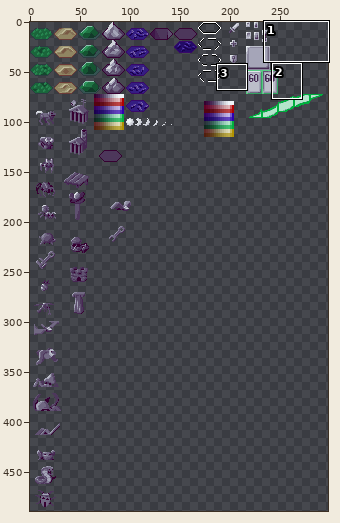
Sprite sheet, stored at game/png/game.png. Above, an overview of the earlier version with the close-up marked.
Close-up. Before:
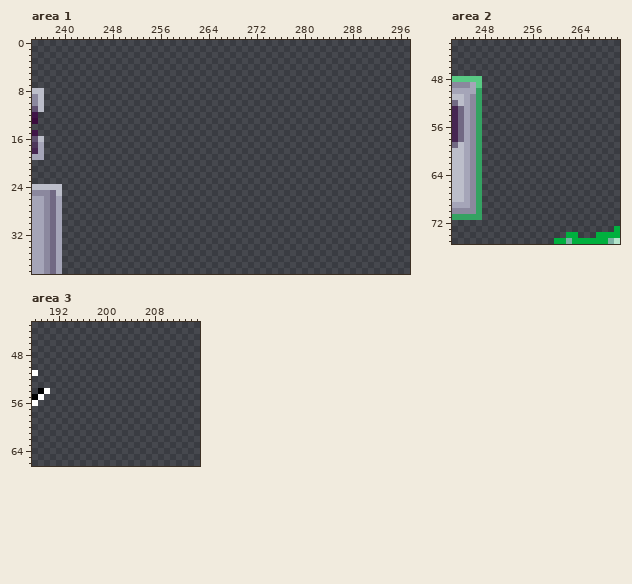
The file is 334x494 pixels. Colours within 5 levels of each other are drawn and written as one. Shown: area 1: x 235..297, y 0..38; area 2: x 243..270, y 42..75; area 3: x 188..215, y 43..66. The wide view leaves out empty margins.
And afterwards:
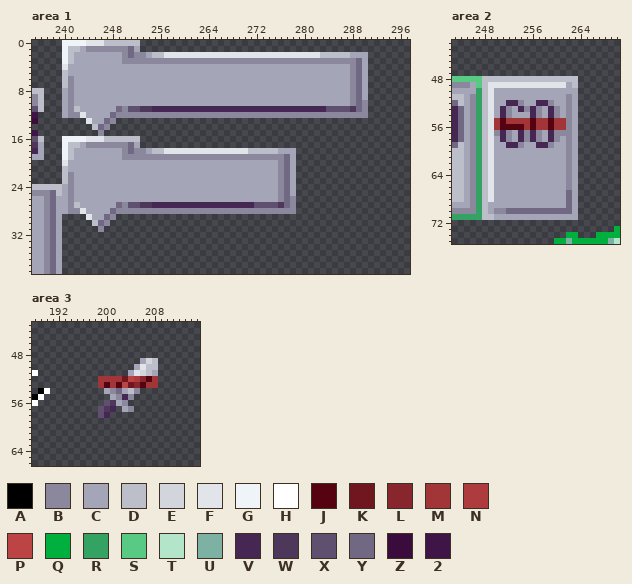
Palette (. is transparent): A #000000  B #8b889e  C #a5a5b8  D #bcbeca  E #d2d5db  F #e1e5ea  G #eef4f8  H #ffffff  J #560311  K #6f161f  L #87262c  M #a23538  N #ae3b3d  P #bd4445  Q #00b03e  R #34a262  S #59ca84  T #b3e5cb  U #7cb1a4  V #462652  W #4d375b  X #5f5070  Y #716983  Z #3a0b3d  2 #3f1548
What changed:
Area 1:
y 0: x 240..252 ............. -> GGGGFFFDDDDDD
y 1: x 240..252 ............. -> GDDCBBBBBBBYC
y 2: x 240..290 ................................................... -> GDCCCCCCCCBYBBCDDFFFFFFFFFFFFFFFFFFFFFFFFFFDDDDDCCC
y 3: x 240..290 ................................................... -> GDCCCCCCCCBBBBBBBBBBBBBBBBBBBBBBBBBBBBBBBBBBBBBBBYC
y 4: x 240..290 ................................................... -> FCCCCCCCCCCCCCCCCCCCCCCCCCCCCCCCCCCCCCCCCCCCCCCCBYC
y 5: x 240..290 ................................................... -> DCCCCCCCCCCCCCCCCCCCCCCCCCCCCCCCCCCCCCCCCCCCCCCCBYC
y 6..7: x 240..290 ................................................... -> DBCCCCCCCCCCCCCCCCCCCCCCCCCCCCCCCCCCCCCCCCCCCCCCBYC
y 8..9: x 240..290 ................................................... -> CBCCCCCCCCCCCCCCCCCCCCCCCCCCCCCCCCCCCCCCCCCCCCCCBYC
y 10: x 240..290 ................................................... -> CBCCCCCCCCCCCCCCCCCCCCCCCCCCCCCCCCCCCCCCCCCCCCCCBYB
y 11: x 240..290 ................................................... -> CBDCCCCCCYBXXWWVVVVVVVVVVVVVVVVVVVVVVVVVVVVVXXXXWYB
y 12: x 240..290 ................................................... -> CBBFCCCCYBBBBBBBBBBBBBBBBBBBBBBBBBBBBBBBBBBBBBBBBBB
y 13: x 244..248 ..... -> FCCYB
y 14: x 245..247 ... -> DYB
y 15: x 246 . -> B
y 16: x 240..252 ............. -> GGGGFFFDDDDDD
y 17: x 240..252 ............. -> GDDCBBBBBBBYC
y 18: x 240..278 ....................................... -> GDCCCCCCCCBYBBCDDFFFFFFFFFFFFFFDDDDDCCC
y 19: x 240..278 ....................................... -> GDCCCCCCCCBBBBBBBBBBBBBBBBBBBBBBBBBBBYC
y 20: x 240..278 ....................................... -> FCCCCCCCCCCCCCCCCCCCCCCCCCCCCCCCCCCCBYC
y 21: x 240..278 ....................................... -> DCCCCCCCCCCCCCCCCCCCCCCCCCCCCCCCCCCCBYC
y 22..23: x 240..278 ....................................... -> DBCCCCCCCCCCCCCCCCCCCCCCCCCCCCCCCCCCBYC
y 24..25: x 240..278 ....................................... -> CBCCCCCCCCCCCCCCCCCCCCCCCCCCCCCCCCCCBYC
y 26: x 240..278 ....................................... -> CBCCCCCCCCCCCCCCCCCCCCCCCCCCCCCCCCCCBYB
y 27: x 240..278 ....................................... -> CBDCCCCCCYBXXWWVVVVVVVVVVVVVVVVVXXXXWYB
y 28: x 240..278 ....................................... -> CBBFCCCCYBBBBBBBBBBBBBBBBBBBBBBBBBBBBBB
y 29: x 244..248 ..... -> FCCYB
y 30: x 245..247 ... -> DYB
y 31: x 246 . -> B
Area 2:
y 48: x 248..263 ................ -> DDDDDDDDDDDDDDDD
y 49: x 248..263 ................ -> DFFFFFFFFFFFFFCD
y 50: x 248..263 ................ -> DFCCCCCCCCCCCCCC
y 51: x 248..263 ................ -> DFCCCCCCCCCCCCBC
y 52: x 248..263 ................ -> DFCCVVBCCVVBCCBC
y 53: x 248..263 ................ -> DFCVBCVBVBCVBCBC
y 54: x 248..263 ................ -> DFCVBCCCVBCVBCBC
y 55: x 248..263 ................ -> DFMJMMMMJMMJMMBC
y 56: x 248..263 ................ -> DFMJJJJMJMMJMMBC
y 57: x 248..263 ................ -> DFBVBCVBVBCVBBBC
y 58: x 248..263 ................ -> DFCVBCVBVBCVBCBC
y 59: x 248..263 ................ -> DFCCVVBCCVVBCCBC
y 60..66: x 248..263 ................ -> DFCCCCCCCCCCCCBC
y 67..68: x 248..263 ................ -> DFCCCCCCCCCCCCYC
y 69: x 248..263 ................ -> DCCCCCCCCCCCCCYC
y 70: x 248..263 ................ -> DCBBYYYYYYYYYYYC
y 71: x 248..263 ................ -> DDCCCCCCCCCCCCCC
Area 3:
y 49: x 206..208 ... -> CED
y 50: x 205..208 .... -> CFDD
y 51: x 204..208 ..... -> CFEDC
y 52: x 199..208 .......... -> MMMMKPNLJM
y 53: x 199..208 .......... -> MJMJPKLJMM
y 54: x 200..205 ...... -> CBYCDB
y 55: x 201..204 .... -> CBVB
y 56: x 200..203 .... -> XWCB
y 57: x 199..201 ... -> XWV; x 203..204 .. -> CB
y 58: x 199..200 .. -> XV
Changed places in both close-ups, as pixel boxes (x1, y1, x2, y2):
added: (62, 40, 368, 232)
added: (482, 76, 578, 220)
added: (98, 358, 158, 418)
